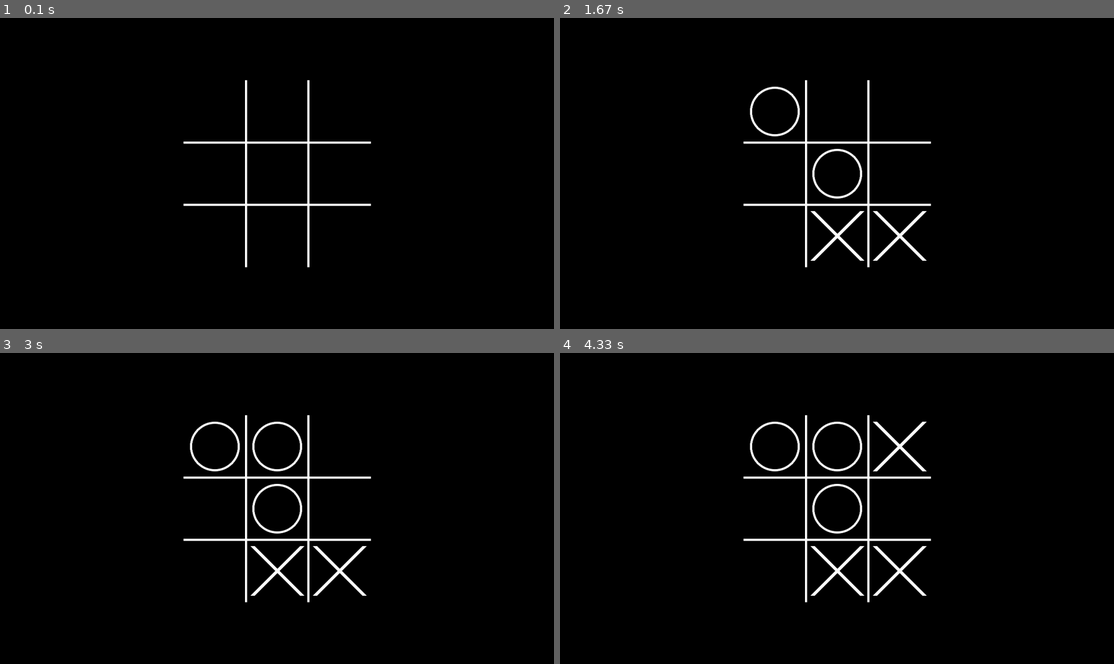
Above: before the commit, frames 1-4 (two rows, left to right).
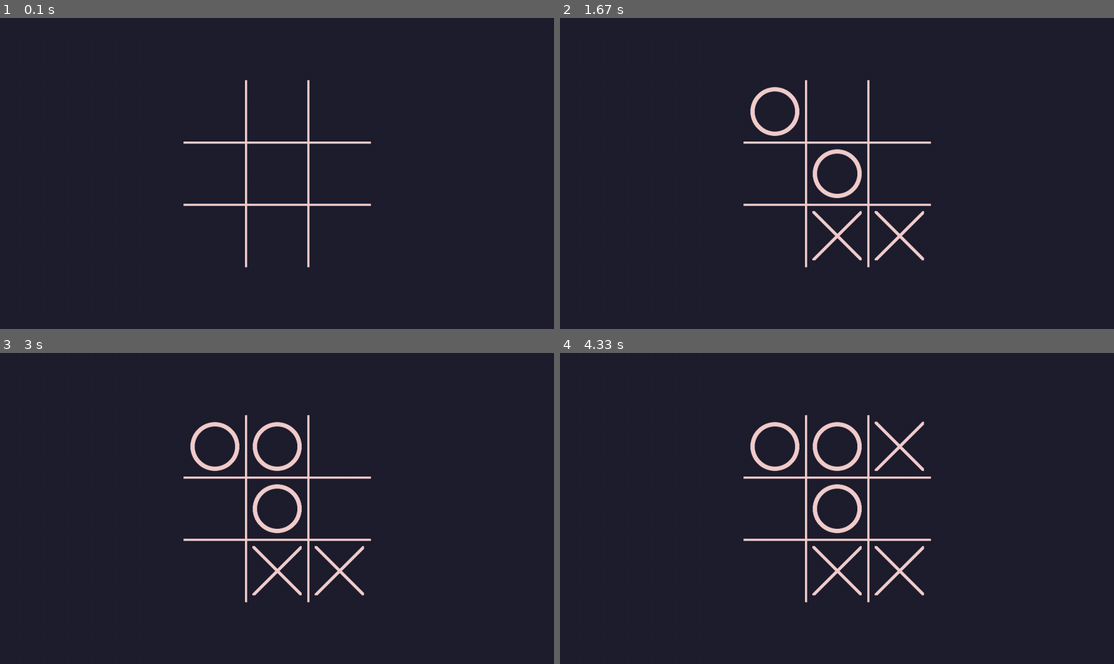
Above: after the commit, the same moments.

Repository: Tsundere-Musume/pygame
Game: pygame game, started from tictactoe.py
Two runs of this game, one before a commit and one after it. Both use one fixed random seed, a clock stepped at 60 frames per second and the inputs below.
Inputs (mouse positions are in pixels of both pictures, inside the frame that each line leads up to):
- Up to frame 1 (0.1 s): no input
- Up to frame 2 (1.67 s): click (837, 173) at 0.38 s; click (892, 241) at 0.72 s; click (776, 111) at 1.05 s; click (837, 235) at 1.38 s
- Up to frame 3 (3 s): click (277, 446) at 2.22 s
- Up to frame 4 (4.33 s): click (897, 446) at 3.55 s

The runs differ from the first frame. In frame 1, 100% of the frame differs, in the area x 0-100%, y 0-100%; in frame 2, 100%; in frame 3, 100%; in frame 4, 100%.

Commit message:
modified tictactoe

Diff:
--- a/tictactoe.py
+++ b/tictactoe.py
@@ -4,8 +4,8 @@
 
 WINDOW_HEIGHT = 720
 WINDOW_WIDTH = 1280
-BACKGROUND = (0, 0, 0)
-FOREGROUND = (255, 255, 255)
+BACKGROUND = (30, 30, 46)
+FOREGROUND = (242, 205, 205)
 
 
 class Game:
@@ -13,7 +13,6 @@
         pygame.init()
         pygame.display.set_caption('Tictactoe')
         self.screen = pygame.display.set_mode((WINDOW_WIDTH, WINDOW_HEIGHT))
-        # self.board = [[None, None, None], [None,None,None], [None,None,None]]
         self.board = [None] * 9
         self.gridsize = min(WINDOW_WIDTH, WINDOW_HEIGHT) / 5
         self.gridx = int((WINDOW_WIDTH - 3 * self.gridsize) / 2)
@@ -31,38 +30,31 @@
         self.player_2 = 2
         self.current_player = self.player_1
 
-    def draw_circle(self, grid_no, width=5):
-        x, y = self.get_grid_coord(grid_no)
-        centerx = int(x + self.gridsize / 2)
-        centery = y + int(self.gridsize / 2)
-        r = int((self.gridsize - 30) / 2)
-        pygame.gfxdraw.aacircle(self.screen, centerx, centery, r, FOREGROUND)
-        pygame.gfxdraw.filled_circle(
-            self.screen, centerx, centery, r, FOREGROUND
-        )
-        pygame.gfxdraw.aacircle(
-            self.screen, centerx, centery, r - width, BACKGROUND
-        )
-        pygame.gfxdraw.filled_circle(
-            self.screen, centerx, centery, r - width, BACKGROUND
-        )
+    def draw_circle(self, grid_no, width=10, opacity=255):
+        rect = self.rects[grid_no]
+        s = pygame.Surface(rect.size)
+        s.set_colorkey((0, 0, 0))
+        r = int(rect.width / 2 - 1)
+        mid = (int(rect.width / 2), int(rect.height / 2))
+        s.set_alpha(opacity)
+        pygame.gfxdraw.aacircle(s, *mid, r, FOREGROUND)
+        pygame.gfxdraw.filled_circle(s, *mid, r, FOREGROUND)
+        pygame.gfxdraw.aacircle(s, *mid, r - width, BACKGROUND)
+        pygame.gfxdraw.filled_circle(s, *mid, r - width, BACKGROUND)
+        self.screen.blit(s, rect.topleft)
 
-    def draw_cross(self, grid_no, width=5):
-        x, y = self.get_grid_coord(grid_no)
+    def draw_cross(self, grid_no, width=5, opacity=255):
+        rect = self.rects[grid_no]
+        s = pygame.Surface(rect.size)
+        s.set_colorkey((0, 0, 0))
+        s.set_alpha(opacity)
         pygame.draw.line(
-            self.screen,
-            FOREGROUND,
-            (x + 15, y + 15),
-            (x + self.gridsize - 15, y + self.gridsize - 15),
-            width=2 * width,
+            s, FOREGROUND, (0, 0), (rect.width, rect.height), width=2 * width
         )
         pygame.draw.line(
-            self.screen,
-            FOREGROUND,
-            (x + self.gridsize - 15, y + 15),
-            (x + 15, y + self.gridsize - 15),
-            width=2 * width,
+            s, FOREGROUND, (rect.width, 0), (0, rect.height), width=2 * width
         )
+        self.screen.blit(s, rect.topleft)
 
     def get_grid_coord(self, grid_no):
         x = self.gridx + (grid_no % 3) * self.gridsize
@@ -116,16 +108,7 @@
                     )
 
     def check_win(self):
-        checks = [
-            [0, 1, 2],
-            [3, 4, 5],
-            [6, 7, 8],
-            [0, 3, 6],
-            [1, 4, 7],
-            [2, 5, 8],
-            [0, 4, 8],
-            [2, 4, 6],
-        ]
+        checks = [[0, 1, 2], [3, 4, 5], [6, 7, 8], [0, 3, 6], [1, 4, 7], [2, 5, 8], [0, 4, 8], [2, 4, 6]]
         for c in checks:
             a, b, c = self.board[c[0]], self.board[c[1]], self.board[c[2]]
             if all((a, b, c)) and a == b == c:
@@ -140,10 +123,10 @@
             for ind, rect in enumerate(self.rects):
                 hit = rect.collidepoint(pos)
                 if hit and not self.board[ind]:
-                    s = pygame.Surface((rect.width, rect.height))
-                    pygame.draw.rect(
-                        self.screen, (255, 0, 0), rect, border_radius=15
-                    )
+                    if self.current_player == self.player_1:
+                        self.draw_circle(ind, opacity=40)
+                    else:
+                        self.draw_cross(ind, opacity=40)
 
             for event in pygame.event.get():
                 if event.type == pygame.QUIT:
@@ -155,7 +138,6 @@
             self.render_moves()
             if self.check_win():
                 break
-        print(self.current_player)
 
     def render_moves(self):
         for index, move in enumerate(self.board):
